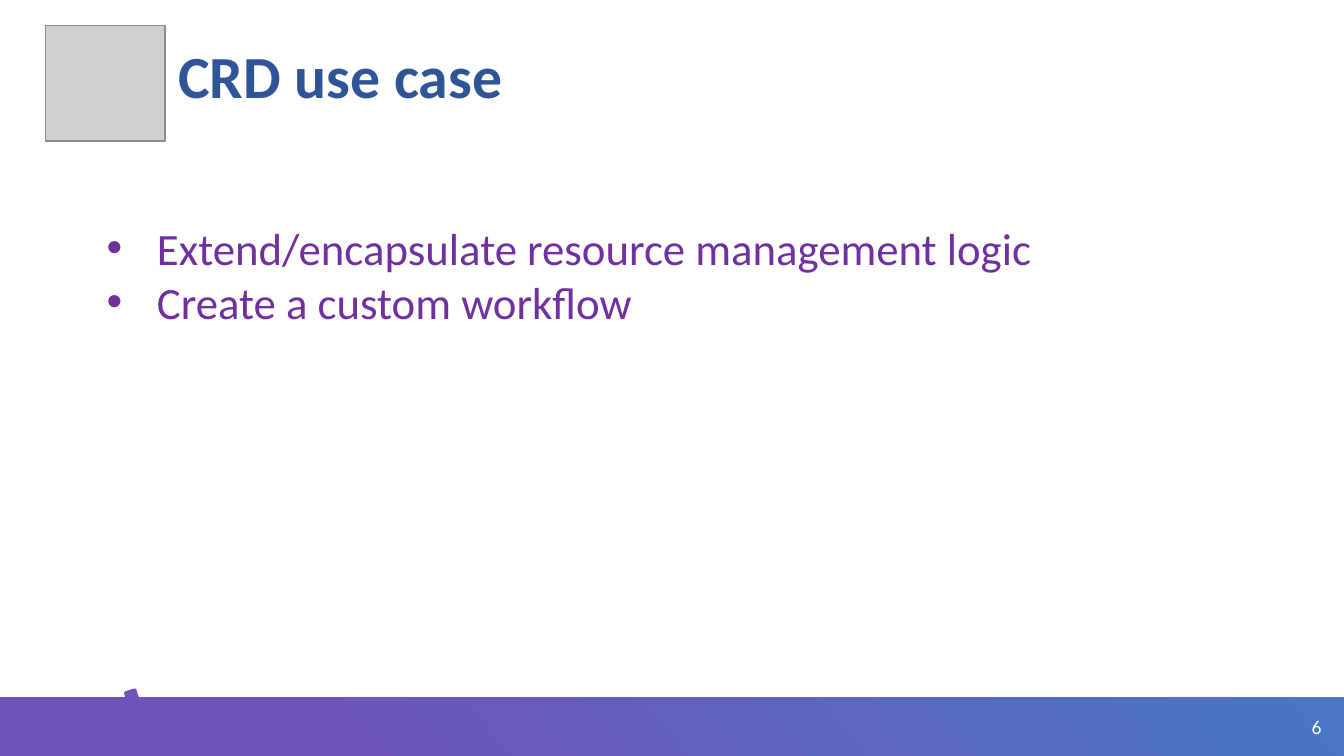
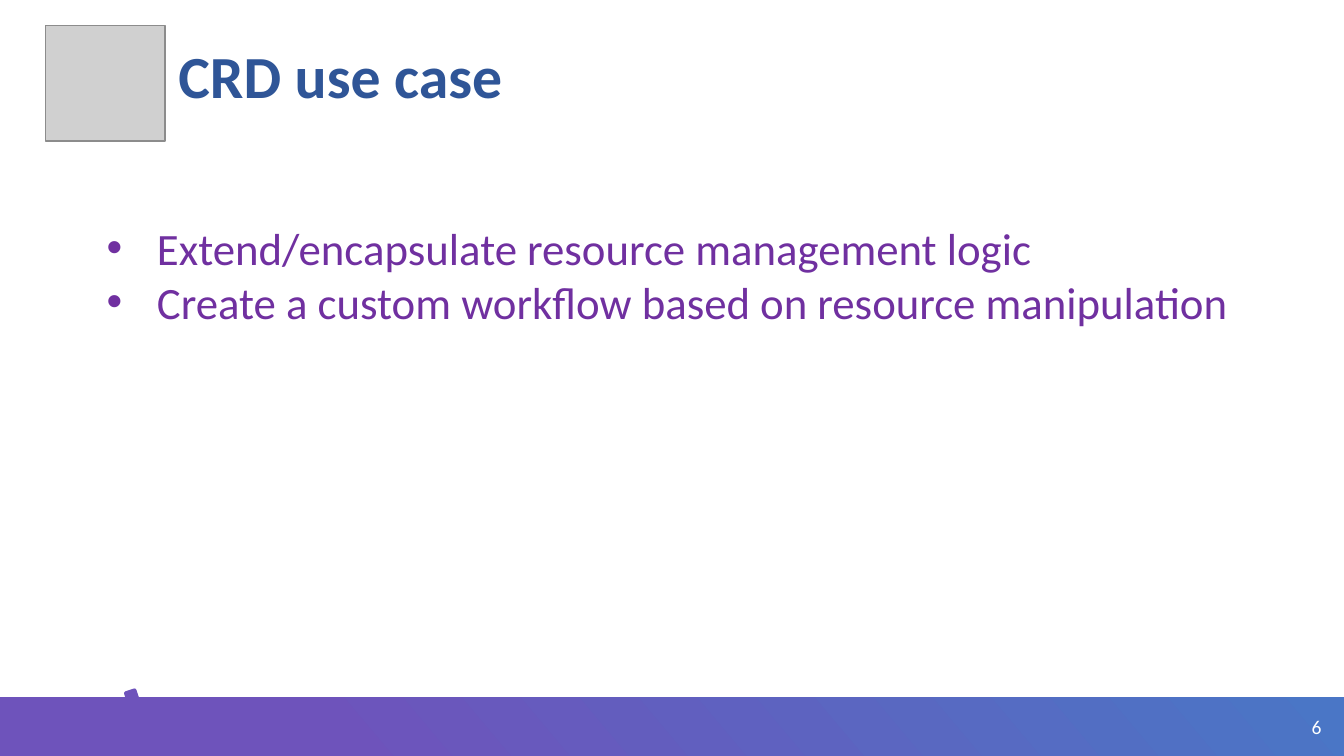
Before and after one commit to ybaryshnikova/extensions-meetup, a slide deck: slide 6 of Kubernetes CRD Helm.pptx. Drawn at 1344x756 pixels with LibreOffice and Linux fonts; fonts in the diff are those of the drawing; grey boxes stand for pictures; background and template pictures are left out. Boxes give left, top, right and bottom in pixels: in the first picture for what was removed or moved away, otherwise in the second. Text is boxed around its words. In the diff, an @@ line names an element or a change of style, - is before the commit and + after.

```diff
--- a/Kubernetes CRD Helm.pptx
+++ b/Kubernetes CRD Helm.pptx
@@ text at (157, 288, 1227, 327): text changed @@
-• Create a custom workflow
+• Create a custom workflow based on resource manipulation
```
Also in this commit, not shown: 1 other slide changed, 3 other files.
